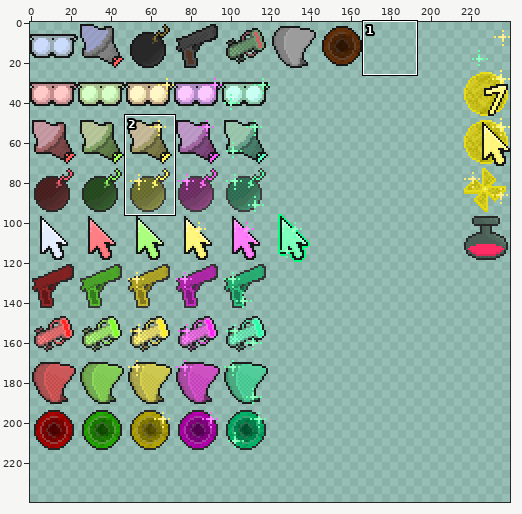
Two versions of one sprite sheet, SMS_upgSheet.png. The picture above shows the old version from afar; the outline marks the close-up.
Close-up. Old version:
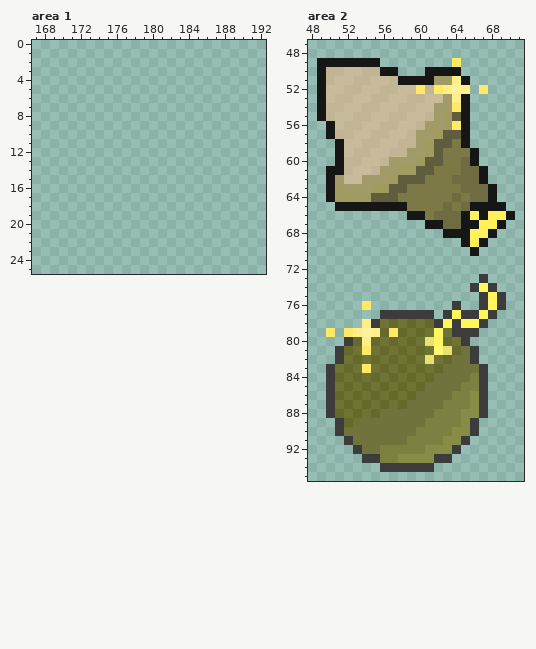
The file is 480x432 pixels, drawn in blocks of 2x2; one block is one cell here. Colours within 5 levels of each other are drawn and written as one. Shown: area 1: x 167..192, y 0..25; area 2: x 48..71, y 47..95. The old version is drawn lined up with the new one, on the new canvas. The commit also changed other parts of the picture, which this record leaves out.
Now the later version:
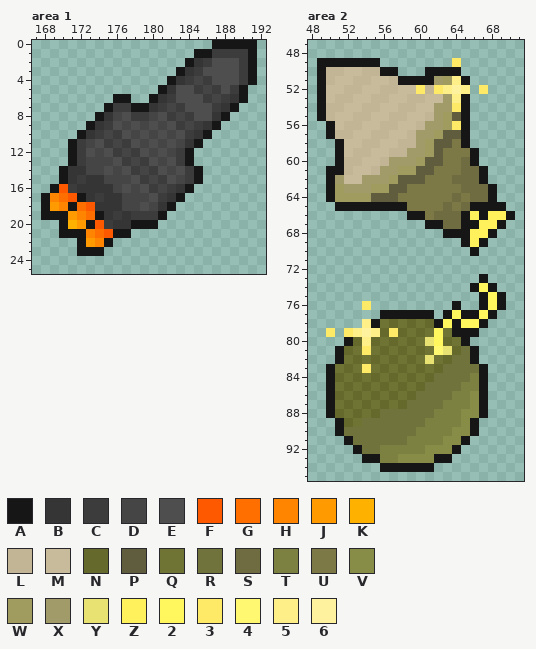
Palette (. is transparent): A #161616  B #353535  C #3c3c3c  D #454545  E #4e4e4e  F #ff5900  G #ff6f00  H #ff8500  J #ff9b00  K #ffb100  L #c2b595  M #c7bb9c  N #65692c  P #5f5d3e  Q #6f7333  R #71733c  S #706c41  T #7c8141  U #7d7947  V #878d47  W #a09b5f  X #a09b68  Y #e8e273  Z #fff15c  2 #fff75d  3 #ffea67  4 #fff870  5 #ffef89  6 #fff29f
The exact change:
canvas 240x216 -> 240x240
--- area 1
@@ x 167..192 @@
- 0 ..........................
- 1 ..........................
- 2 ..........................
- 3 ..........................
- 4 ..........................
- 5 ..........................
- 6 ..........................
- 7 ..........................
- 8 ..........................
- 9 ..........................
-10 ..........................
-11 ..........................
-12 ..........................
-13 ..........................
-14 ..........................
-15 ..........................
-16 ..........................
-17 ..........................
-18 ..........................
-19 ..........................
-20 ..........................
-21 ..........................
-22 ..........................
-23 ..........................
+ 0 ....................AAAAA.
+ 1 ..................AACCCCA.
+ 2 .................ABCEEECA.
+ 3 ................ABCEEEECA.
+ 4 ...............ABCDCEEECA.
+ 5 ..............ABEECDCECA..
+ 6 .........AA..ABCEEECDCBA..
+ 7 ........ACCAABCDCEEECBA...
+ 8 .......ABDECCDECDCEEBA....
+ 9 ......ABCEDEDEDECDCBA.....
+10 .....ABCDCEDEDEDECBA......
+11 ....ACDECDCEDEDEDBA.......
+12 ....ACEDECDCEDEDCA........
+13 ....ACDDDECDCEDECA........
+14 ...ABBDDEDECDCEDECA.......
+15 ...ABCBBDDDECDCEDCA.......
+16 ..AFCBBBBDEDECDCBA........
+17 .AHGFABCBBDDDECBA.........
+18 .AJHAGFBBBDDEDBA..........
+19 .AAAJHGABCBCCCA...........
+20 ...AKJAFCBBAAA............
+21 ...AAAHGFAA...............
+22 .....AJHA.................
+23 .....AAA..................
 24 ..........................
--- area 2
@@ x 48..71 @@
 72 ........................
-73 ...................C....
-74 ..................C2C...
-75 ...................C2C..
-76 ......3.........C..C2C..
-77 ........CCCCCC.C2CC2C...
-78 ......5CQNQNQNC2C22C....
-79 ..3.3565N3NQNQ2QCCC.....
-80 ....CN5NQNQNQY2NQC......
-81 ...CNQ3QNQNQNQ4YNRC.....
-82 ...CQNQNQNQNQYQNRRC.....
-83 ..CQNQ3QNQNQNQNRRRRC....
-84 ..CNQNQNQNQNQNRRRRTC....
-85 ..CQNQNQNQNQNRRRRTTC....
-86 ..CNQNQNQNQNRRRRTTVC....
-87 ..CQNQNQNQNRRRRTTTVC....
-88 ..CNQNQNRRRRRRTTTVVC....
-89 ...CNQRRRRRRRTTTTVC.....
-90 ...CRRRRRRRRTTTTVVC.....
-91 ....CRRRRRRTTTTVVC......
-92 .....CRRTTTTTVVVC.......
-93 ......CCTTVVVVCC........
-94 ........CCCCCC..........
+73 ...................A....
+74 ..................A2A...
+75 ...................A2A..
+76 ......3.........A..A2A..
+77 ........AAAAAA.A2AA2A...
+78 ......5AQNQNQNA2A22A....
+79 ..3.3565N3NQNQ2QAAA.....
+80 ....AN5NQNQNQY2NQA......
+81 ...ANQ3QNQNQNQ4YNRA.....
+82 ...AQNQNQNQNQYQNRRA.....
+83 ..AQNQ3QNQNQNQNRRRRA....
+84 ..ANQNQNQNQNQNRRRRTA....
+85 ..AQNQNQNQNQNRRRRTTA....
+86 ..ANQNQNQNQNRRRRTTVA....
+87 ..AQNQNQNQNRRRRTTTVA....
+88 ..ANQNQNRRRRRRTTTVVA....
+89 ...ANQRRRRRRRTTTTVA.....
+90 ...ARRRRRRRRTTTTVVA.....
+91 ....ARRRRRRTTTTVVA......
+92 .....ARRTTTTTVVVA.......
+93 ......AATTVVVVAA........
+94 ........AAAAAA..........
 95 ........................
Boxes around the changes in both close-ups, in picture pixels (x1, y1, x2, y2):
added: (41, 40, 257, 256)
changed: (326, 274, 506, 472)
